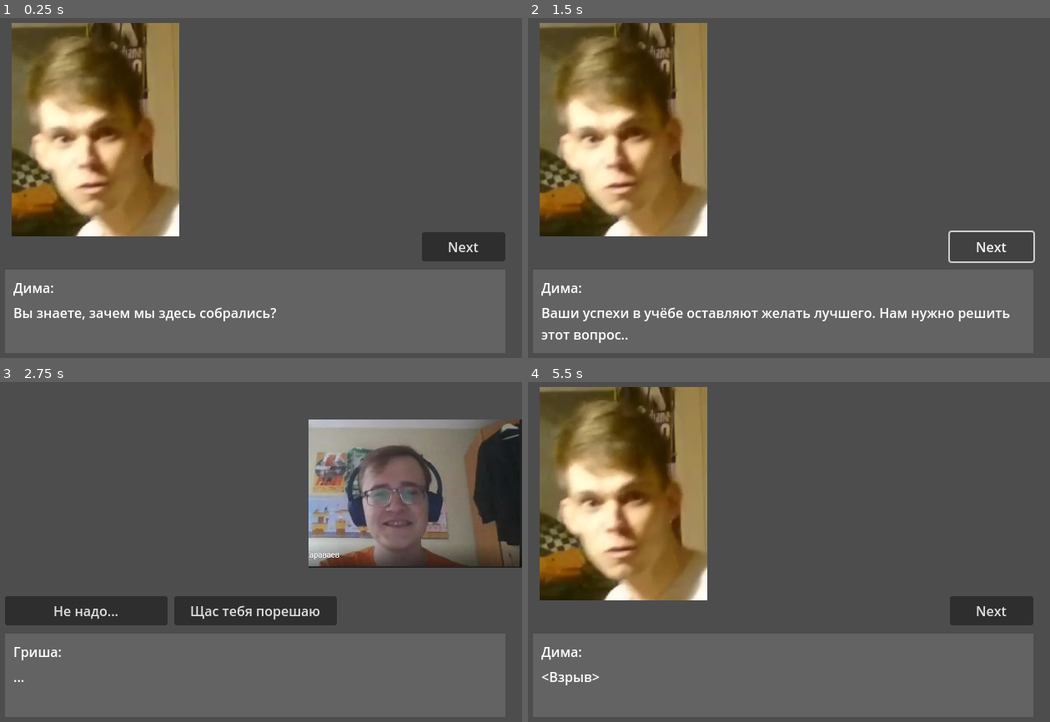
Above: before the commit, frames 1-4 (two rows, left to right).
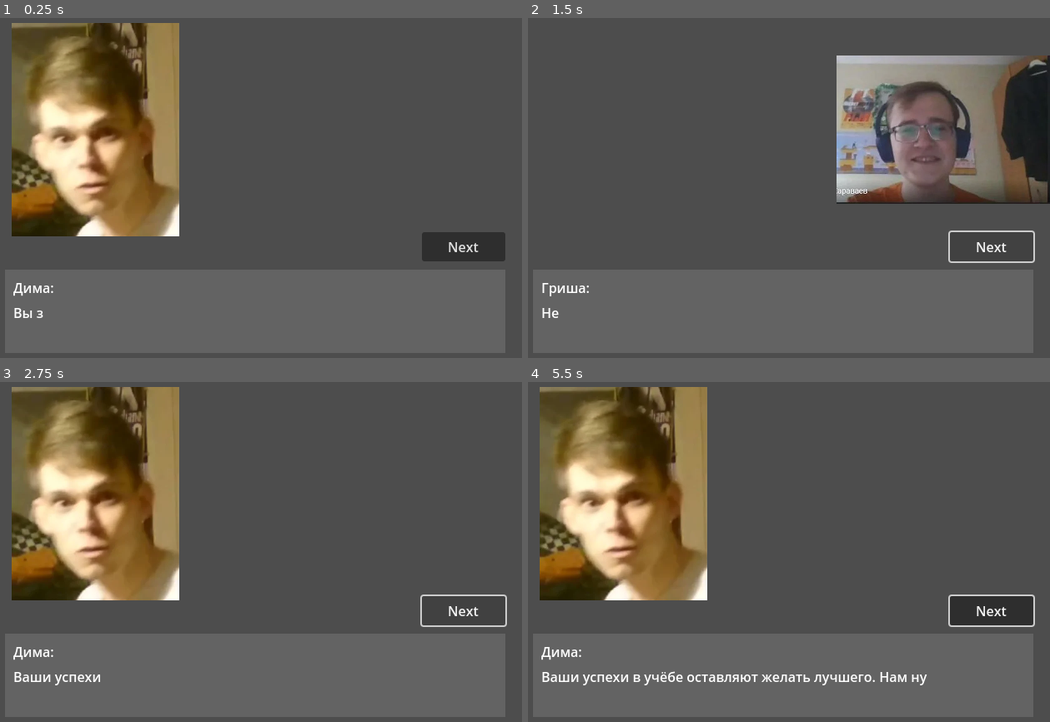
Above: after the commit, the same moments.

Repository: TOO-Nurmak-Studios/posvaga-rpg
Game: Godot game, scene res://dialogues_scene/dialogue.tscn
The game is run twice, just before and just after one commit, with the same random seed, the same clock (stepped at 60 frames per second) and the same inputs. This scene is started directly instead of the project's main scene.
Inputs (mouse positions are in pixels of both pictures, inside the frame that each line leads up to):
- Up to frame 1 (0.25 s): no input
- Up to frame 2 (1.5 s): click "Next" at 0.5 s; click "Next" at 1.25 s
- Up to frame 3 (2.75 s): tap Enter (debug_action_1) at 2 s; hold Right (ui_right) from 2.03 s (still down); tap Down (select_next) at 2.1 s
- Up to frame 4 (5.5 s): release Right (ui_right) at 2.75 s; click (616, 609) at 2.75 s, where only the run before the commit has a clickable "Не надо..."; hold Left (ui_left) 3.53-4.28 s; tap Up (select_prev) at 3.6, 5.1 s; hold Right (ui_right) from 4.28 s (still down); tap Down (select_next) at 4.35 s

The runs differ from the first frame. In frame 1, 0.6% of the frame differs, in the area x 8-53%, y 85-90%; in frame 2, 37%; in frame 3, 41%, in the area x 0-100%, y 1-90%; in frame 4, 1.2%.

Commit message:
dialogue: text appearing with defined speed

Diff:
--- a/dialogues_scene/Dialogue.gd
+++ b/dialogues_scene/Dialogue.gd
@@ -32,12 +32,12 @@
 func create_dialogue_data():
 	var _units: Array
 	_units.resize(6)
-	_units[0] = DialogueUnit.new(0, ReplicaData.new("Дима", "Вы знаете, зачем мы здесь собрались?"), [], 1)
-	_units[1] = DialogueUnit.new(1, ReplicaData.new("Гриша", "Нет."), [], 2)
-	_units[2] = DialogueUnit.new(2, ReplicaData.new("Дима", "Ваши успехи в учёбе оставляют желать лучшего. Нам нужно решить этот вопрос.."), [], 3)
-	_units[3] = DialogueUnit.new(3, ReplicaData.new("Гриша", "..."), [ChoiceOptionData.new("grisha-pls-no", "Не надо...", 4), ChoiceOptionData.new("grisha-eff", "Щас тебя порешаю", 5)], -1)
-	_units[4] = DialogueUnit.new(4, ReplicaData.new("Дима", "<Взрыв>"), [], 6)
-	_units[5] = DialogueUnit.new(5, ReplicaData.new("Дима", "Чё тявкнул, Бобик?"), [], 7)
+	_units[0] = DialogueUnit.new(0, ReplicaData.new("Дима", "Вы знаете, зачем мы здесь собрались?", 20), [], 1)
+	_units[1] = DialogueUnit.new(1, ReplicaData.new("Гриша", "Нет.", 10), [], 2)
+	_units[2] = DialogueUnit.new(2, ReplicaData.new("Дима", "Ваши успехи в учёбе оставляют желать лучшего. Нам нужно решить этот вопрос..", 20), [], 3)
+	_units[3] = DialogueUnit.new(3, ReplicaData.new("Гриша", "...", 2), [ChoiceOptionData.new("grisha-pls-no", "Не надо...", 4), ChoiceOptionData.new("grisha-eff", "Щас тебя порешаю", 5)], -1)
+	_units[4] = DialogueUnit.new(4, ReplicaData.new("Дима", "<Взрыв>", 30), [], 6)
+	_units[5] = DialogueUnit.new(5, ReplicaData.new("Дима", "Чё тявкнул, Бобик?", 5), [], 7)
 	var _speakers: Array
 	_speakers.resize(2)
 	_speakers[0] = SpeakerData.new("Дима", "res://sprites/dima.png", SpeakerData.Location.LEFT)
@@ -60,6 +60,10 @@
 	units = data.units
 
 func next():
+	if replicas_box.is_printing:
+		replicas_box.show_full_text()
+		return
+
 	if next_unit_id >= units.size():
 		finish()
 		return
--- a/dialogues_scene/ReplicaData.gd
+++ b/dialogues_scene/ReplicaData.gd
@@ -2,7 +2,10 @@
 
 var speaker_name: String
 var text: String
+## symbols per second
+var speed: float
 
-func _init(_speaker_name: String, _text: String):
+func _init(_speaker_name: String, _text: String, _speed: float):
 	speaker_name = _speaker_name
 	text = _text
+	speed = _speed
--- a/dialogues_scene/ReplicasBox.gd
+++ b/dialogues_scene/ReplicasBox.gd
@@ -1,6 +1,10 @@
 class_name ReplicasBox
 
 extends Control
+
+var full_text: String
+var seconds_before_next_symbol: float
+var is_printing: bool
 
 func _ready():
 	pass
@@ -10,4 +14,20 @@
 
 func set_replica(replica: ReplicaData):
 	$Rect/SpeakerNameLabel.text = replica.speaker_name + ":"
-	$Rect/TextLabel.text = replica.text
+	$Rect/TextLabel.text = ""
+	full_text = replica.text
+	seconds_before_next_symbol = 1 / replica.speed
+	is_printing = true
+	print_text()
+
+func print_text():
+	for symbol in full_text:
+		$Rect/TextLabel.text += symbol
+		await get_tree().create_timer(seconds_before_next_symbol).timeout
+		if (not is_printing):
+			return
+	is_printing = false
+
+func show_full_text():
+	$Rect/TextLabel.text = full_text
+	is_printing = false
